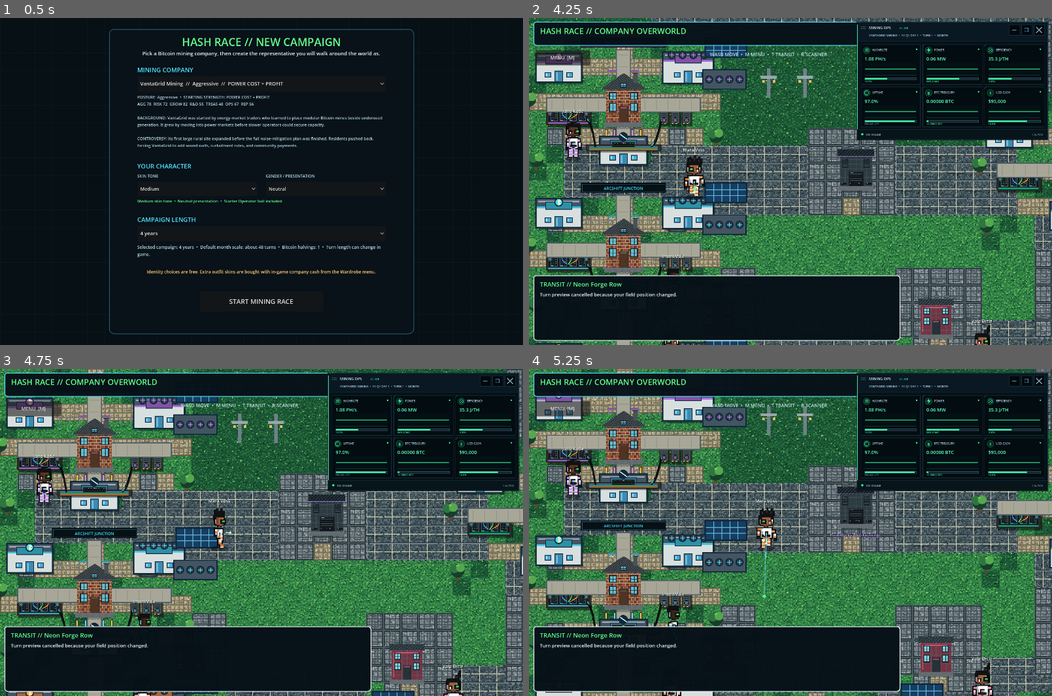
Above: before the commit, frames 1-4 (two rows, left to right).
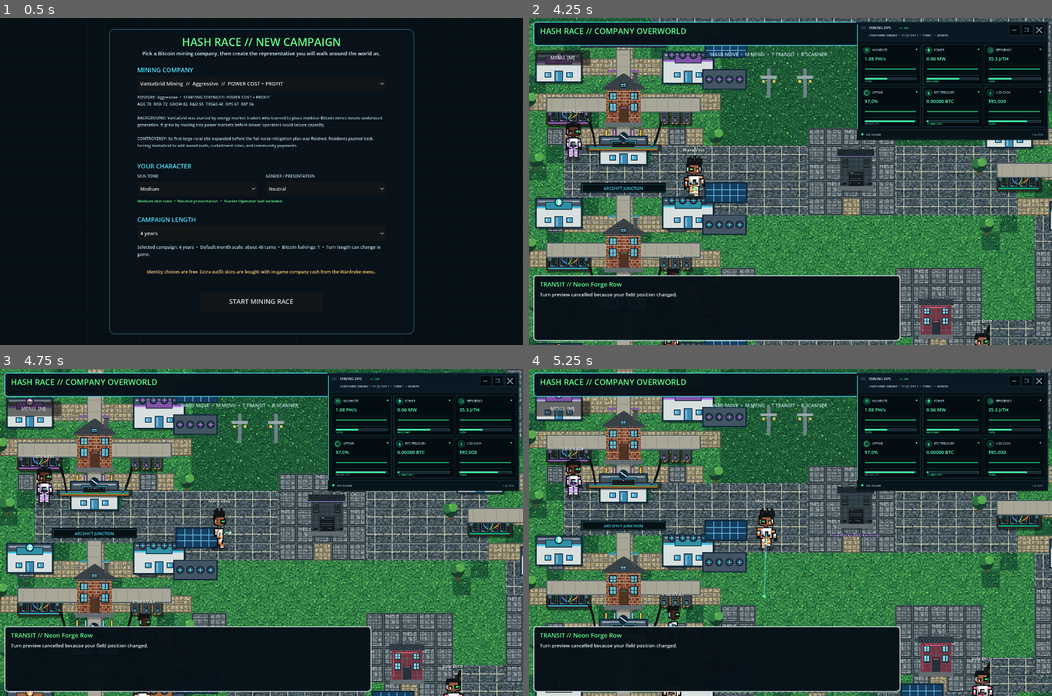
Above: after the commit, the same moments.

Repository: 1freetech/HashRace
Game: Godot game, scene res://scenes/campaign_setup.tscn
The game is run twice, just before and just after one commit, with the same random seed, the same clock (stepped at 60 frames per second) and the same inputs.
Inputs (mouse positions are in pixels of both pictures, inside the frame that each line leads up to):
- Up to frame 1 (0.5 s): no input
- Up to frame 2 (4.25 s): click "START MINING RACE" at 0.5 s; click "MENU [M]" at 1.25 s; click "NEXT MINING TOWN [T]" at 2 s; tap Enter at 2.75 s; drag from (952, 80) to (842, 109) at 2.77 s; tap Space at 3.5 s; drag from (685, 197) to (764, 246) at 3.52 s
- Up to frame 3 (4.75 s): move the mouse to (313, 460) at 4.27 s; hold D from 4.28 s (still down); tap Q at 4.35 s
- Up to frame 4 (5.25 s): release D at 5 s; drag from (764, 597) to (633, 483) at 5.02 s

Frame 1 is identical in both runs. In frame 2, less than 0.1% of the frame differs, in the area x 6-88%, y 32-100%; in frame 3, less than 0.1%; in frame 4, less than 0.1%, in the area x 6-88%, y 27-100%.

Commit message:
Boot live world through v0.087 character renderer

Diff:
--- a/Godot/scenes/world.tscn
+++ b/Godot/scenes/world.tscn
@@ -1,7 +1,7 @@
 [gd_scene load_steps=3 format=3]
 
-; world_v086.gd -> world_v085.gd -> world_v082.gd -> res://scripts/world_v073.gd -> world_v072.gd -> existing visual/gameplay stack. v0.086 adds proactive computer-company supplier offers during normal play while preserving the v0.085 turn shortcut, v0.082 microtile visuals, negotiation, infrastructure, simulation, and Mining Ops HUD.
-[ext_resource path="res://scripts/world_v086.gd" type="Script" id="1_world"]
+; world_v087.gd -> world_v086.gd -> world_v085.gd -> world_v082.gd -> res://scripts/world_v073.gd -> world_v072.gd -> existing visual/gameplay stack. v0.087 adds high-density one-pixel character finishing detail and the sprite-rig/palette pipeline while preserving v0.086 computer-company offers, the v0.085 turn shortcut, v0.082 microtiles, negotiation, infrastructure, simulation, and Mining Ops HUD.
+[ext_resource path="res://scripts/world_v087.gd" type="Script" id="1_world"]
 [ext_resource path="res://scripts/live_treasury_controls.gd" type="Script" id="2_treasury"]
 
 [node name="HashRaceRPGStrategyWorld" type="Node2D"]
